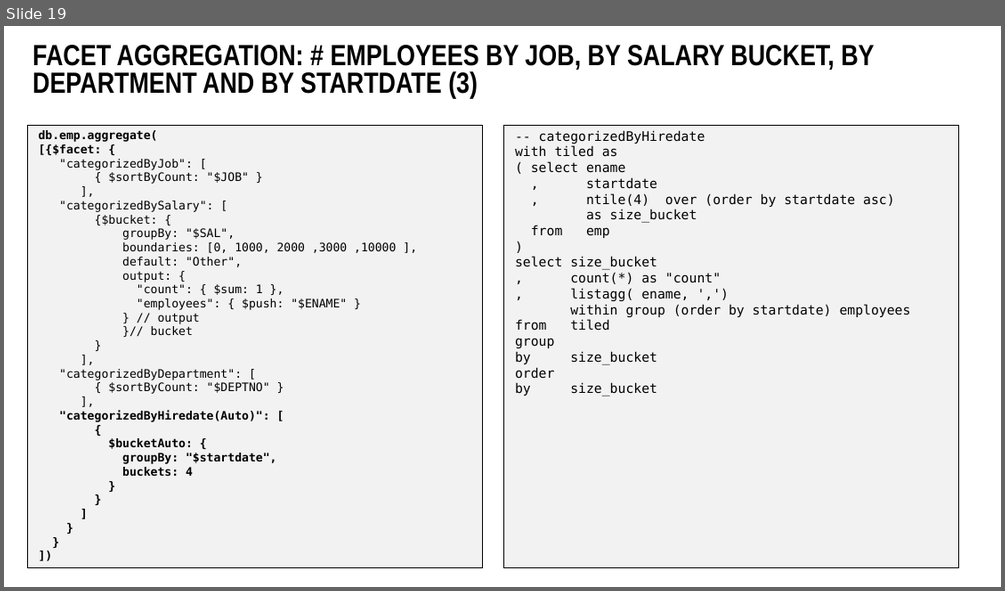
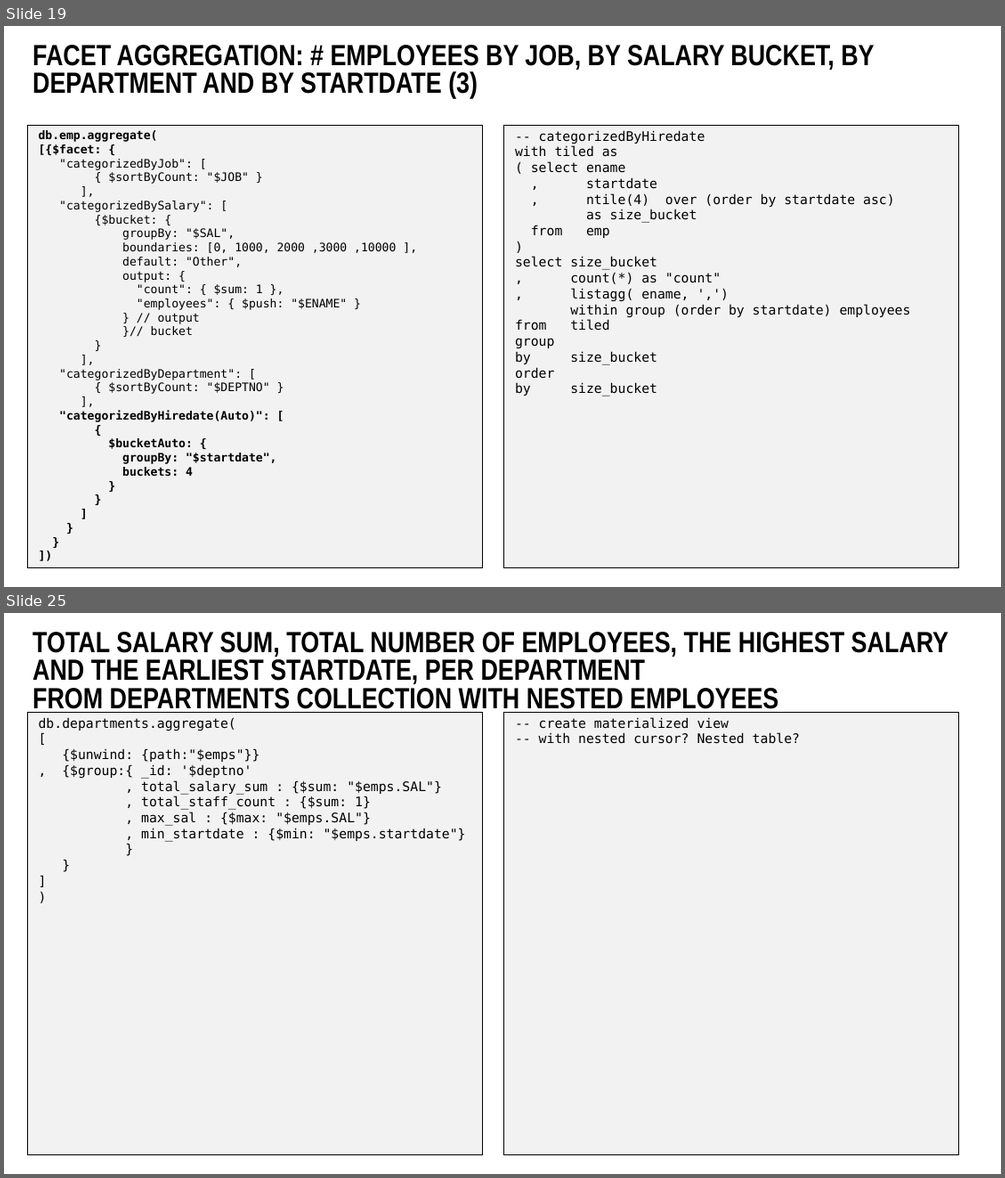
Before and after one commit to lucasjellema/sig-nosql-mongodb, a slide deck: mongodb-find-agg-vs-oracle-sql.pptx. Shown one above the other, each under a label of ours: slide 19 before the commit, slides 19 and 25 after it; the slides between them are not shown. The pictures are 1005x591 and 1005x1178 pixels, drawn with LibreOffice and Linux fonts; fonts in the diff are those of the drawing; background and template pictures are left out. Boxes give left, top, right and bottom in pixels: in the first picture for what was removed or moved away, otherwise in the second. Text is boxed around its words. In the diff, an @@ line names an element or a change of style, - is before the commit and + after.

Commit message:
Adding geo, text, nested & materialized

```diff
--- a/mongodb-find-agg-vs-oracle-sql.pptx
+++ b/mongodb-find-agg-vs-oracle-sql.pptx
@@ slide 25 added at (x1=4, y1=613, x2=1001, y2=1174), background #FFFFFF @@
@@ title added at (x1=32, y1=632, x2=948, y2=714), 40 pt, text #000000, bold @@
+TOTAL SALARY SUM, TOTAL NUMBER OF EMPLOYEES, THE HIGHEST SALARY AND THE EARLIEST STARTDATE, PER DEPARTMENT
+FROM DEPARTMENTS COLLECTION WITH NESTED EMPLOYEES
@@ rectangle added at (x1=27, y1=712, x2=482, y2=1155), fill #F2F2F2, outline #000000 0.5 pt @@
@@ text added at (x1=39, y1=717, x2=466, y2=842), 18 pt, text #000000 @@
+db.departments.aggregate(
+[
+{$unwind: {path:"$emps"}}
+, {$group:{ _id: '$deptno'
+, total_salary_sum : {$sum: "$emps.SAL"}
+, total_staff_count : {$sum: 1}
+, max_sal : {$max: "$emps.SAL"}
+, min_startdate : {$min: "$emps.startdate"}
+}
+}
+]
+)
@@ rectangle added at (x1=503, y1=712, x2=958, y2=1155), fill #F2F2F2, outline #000000 0.5 pt @@
@@ text added at (x1=539, y1=717, x2=800, y2=744), 18 pt, text #000000 @@
+-- create materialized view
+-- with nested cursor? Nested table?
```
Also in this commit, not shown: 11 other slides added.
